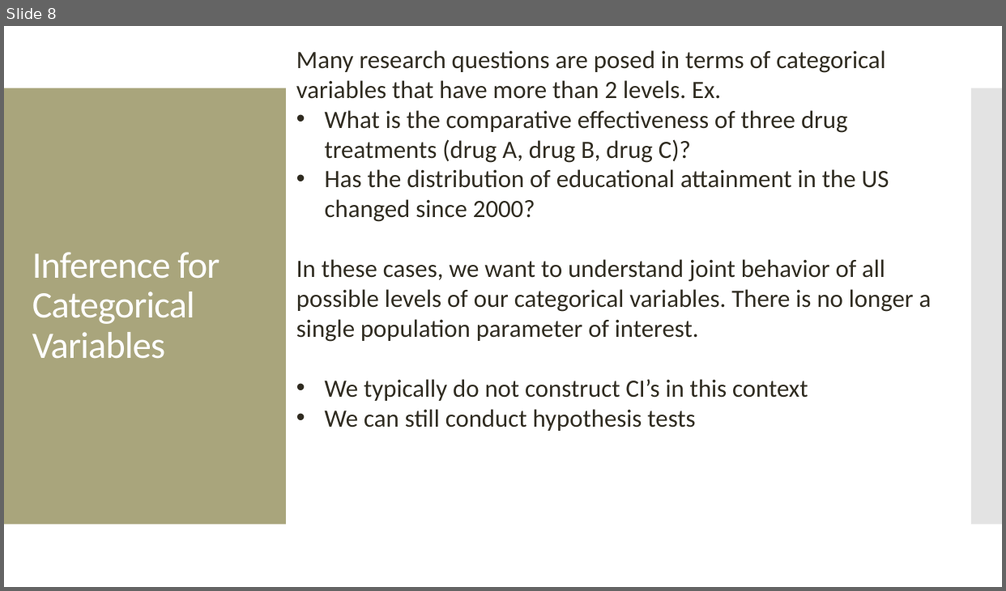
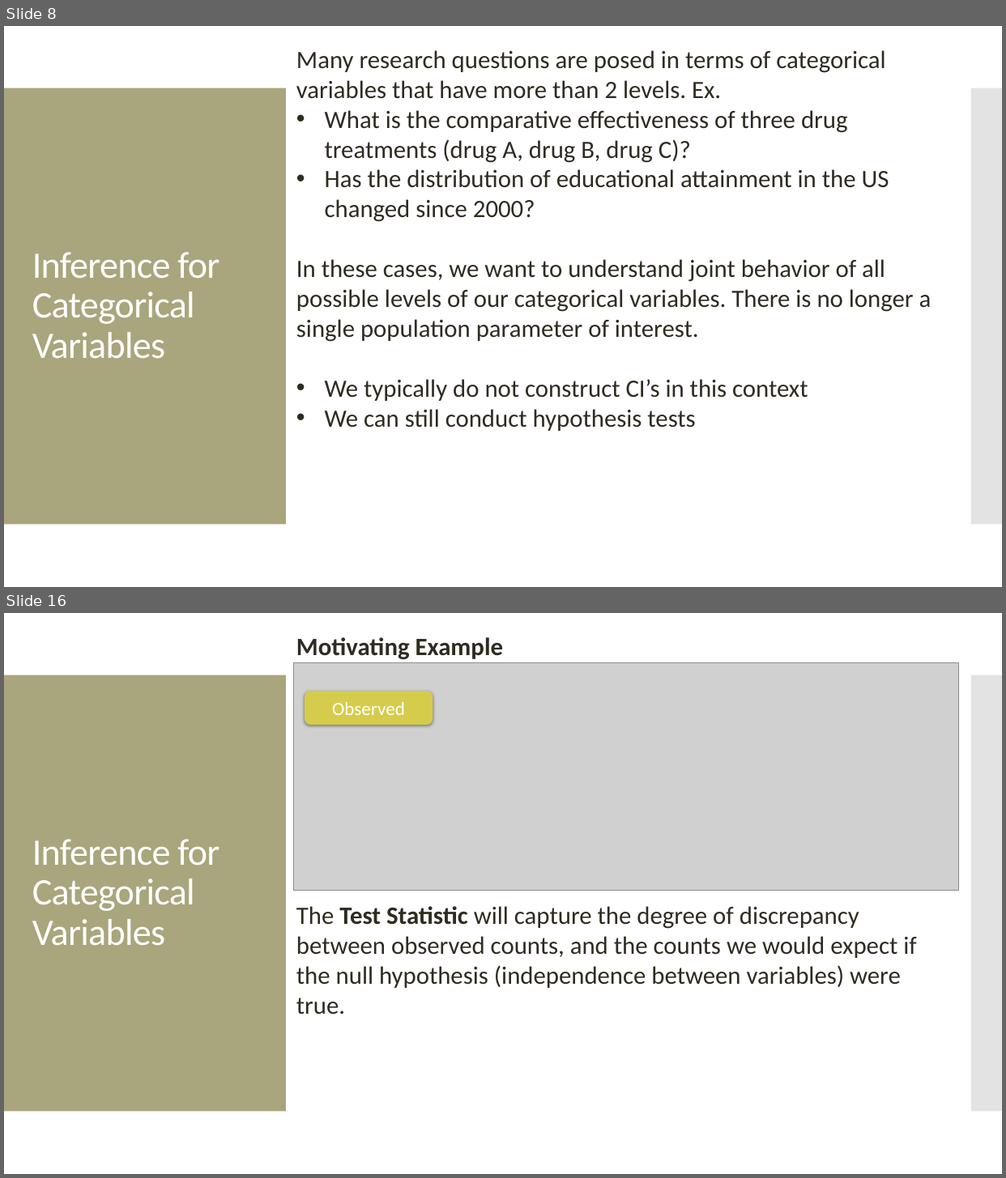
Before and after one commit to amosca01/MATH108-S24, a slide deck: slides/12-categorical-inference-pt2.pptx. Shown one above the other, each under a label of ours: slide 8 before the commit, slides 8 and 16 after it; the slides between them are not shown. The pictures are 1006x591 and 1006x1178 pixels, drawn with LibreOffice and Linux fonts; fonts in the diff are those of the drawing; grey boxes stand for pictures. Boxes give left, top, right and bottom in pixels: in the first picture for what was removed or moved away, otherwise in the second. Text is boxed around its words. In the diff, an @@ line names an element or a change of style, - is before the commit and + after.

```diff
--- a/slides/12-categorical-inference-pt2.pptx
+++ b/slides/12-categorical-inference-pt2.pptx
@@ slide 16 added at [4, 613, 1002, 1174], background #FFFFFF; not listed: 2 template elements that a slide beside it also shows @@
@@ text added at [296, 637, 916, 1015], 24 pt, text #2F2B20 @@
+Motivating Example
+The Test Statistic will capture the degree of discrepancy between observed counts, and the counts we would expect if the null hypothesis (independence between variables) were true.
@@ picture added at [294, 662, 958, 891] @@
@@ rounded rectangle added at [305, 691, 433, 725], fill #D6CC4B, 18 pt, text #FFFFFF @@
+Observed
@@ title added at [32, 839, 219, 946], 36 pt, text #FFFFFF @@
+Inference for Categorical Variables
```
Also in this commit, not shown: 1 slide changed, 16 other slides added, 8 other files.
